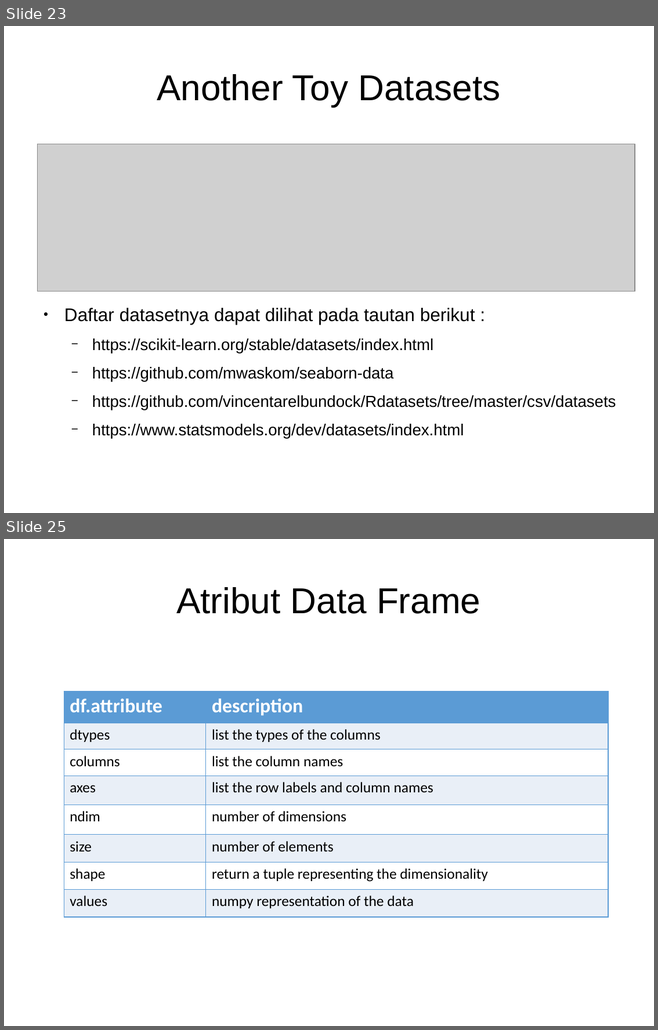
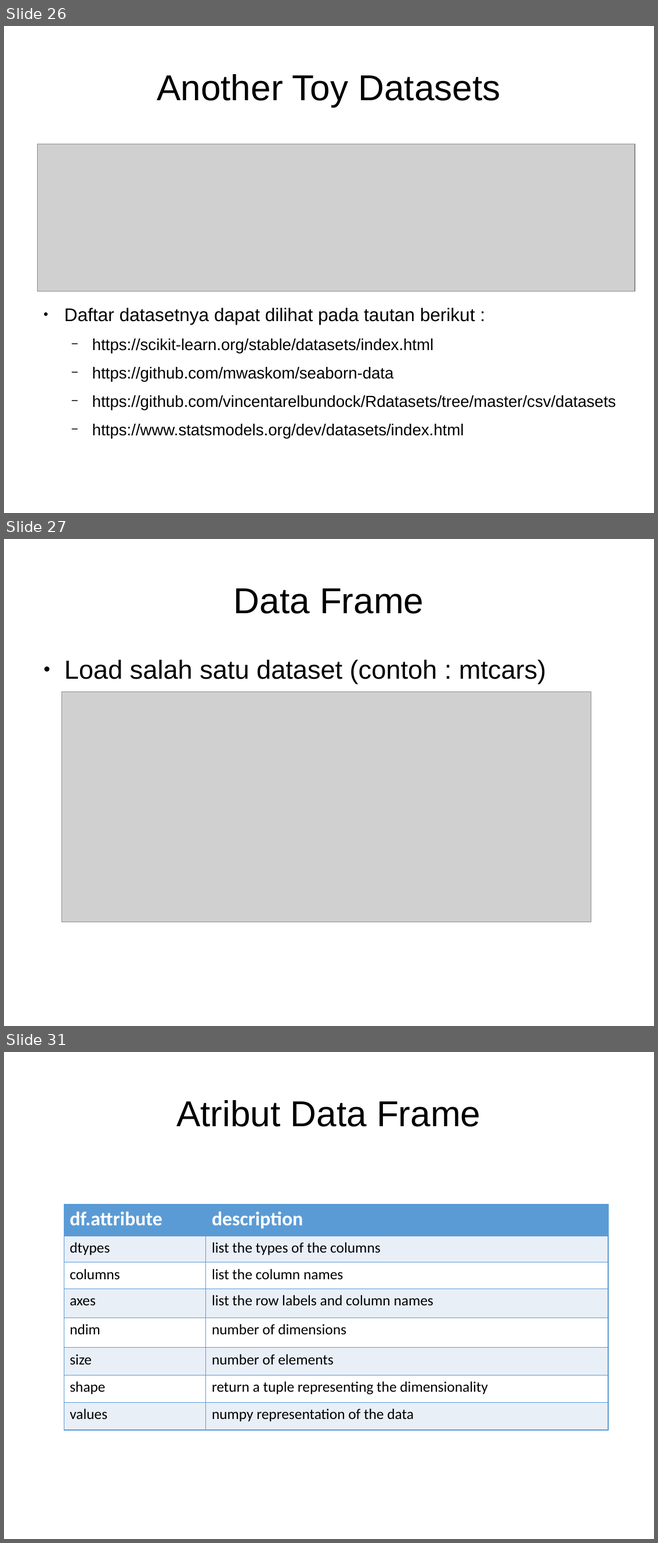
Before and after one commit to Arasy/SlidePythonDataScience, a slide deck: Ch3-Pandas.odp. Shown one above the other, each under a label of ours: slides 23 and 25 before the commit, slides 26, 27 and 31 after it; the slides between them are not shown. The pictures are 658x1030 and 658x1543 pixels, drawn with LibreOffice and Linux fonts; fonts in the diff are those of the drawing; grey boxes stand for pictures. Boxes give left, top, right and bottom in pixels: in the first picture for what was removed or moved away, otherwise in the second. Text is boxed around its words. In the diff, an @@ line names an element or a change of style, - is before the commit and + after.

Commit message:
Tambah materi create df dan link dataset

```diff
--- a/Ch3-Pandas.odp
+++ b/Ch3-Pandas.odp
@@ slide 27 added at [4, 539, 654, 1026], background #FFFFFF @@
@@ title added at [234, 588, 423, 614], 44 pt, text #000000 @@
+Data Frame
@@ text added at [64, 660, 546, 684], 32 pt, text #000000 @@
+● Load salah satu dataset (contoh : mtcars)
@@ picture added at [62, 692, 591, 922] @@
@@ what was slide 23 is now slide 26 @@
@@ what was slide 25 is now slide 31 @@
```
Also in this commit, not shown: 4 slides changed, 5 other slides added.
